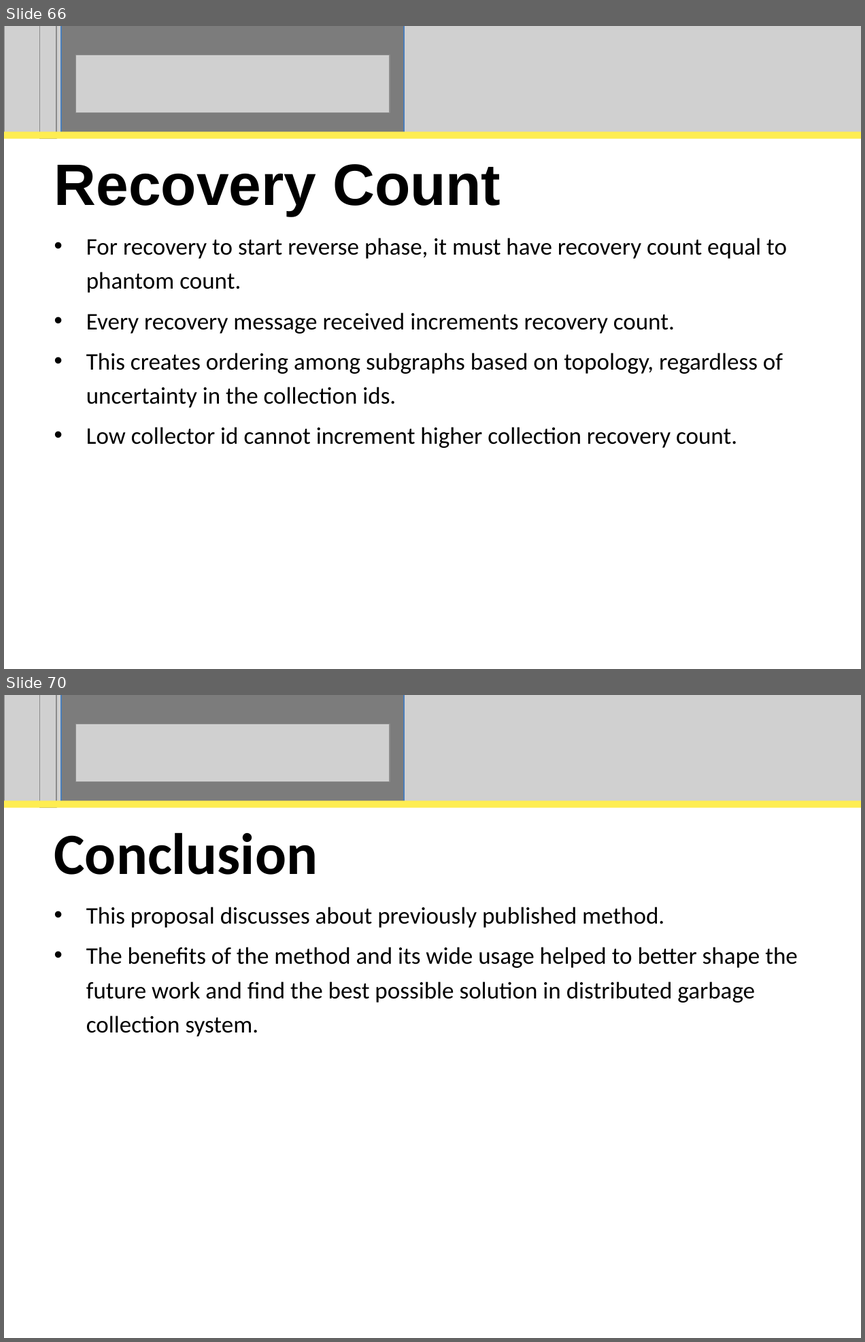
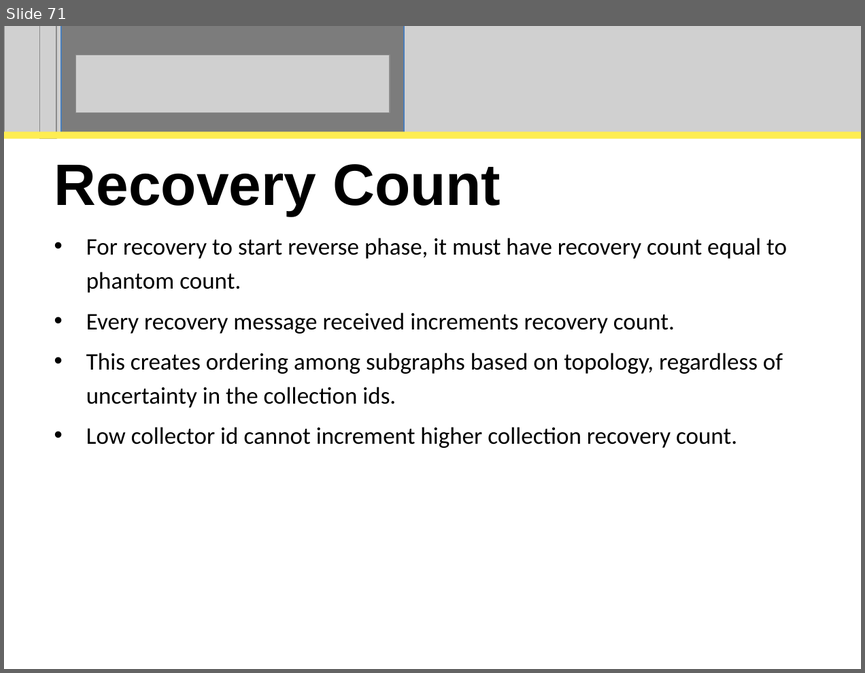
Before and after one commit to perpetualcoder/thesis, a slide deck: thesisppt/defense.ppt. Shown one above the other, each under a label of ours: slides 66 and 70 before the commit, slide 71 after it; the slides between them are not shown. The pictures are 865x1342 and 865x673 pixels, drawn with LibreOffice and Linux fonts; fonts in the diff are those of the drawing; grey boxes stand for pictures. Boxes give left, top, right and bottom in pixels: in the first picture for what was removed or moved away, otherwise in the second. Text is boxed around its words. In the diff, an @@ line names an element or a change of style, - is before the commit and + after.

```diff
--- a/thesisppt/defense.ppt
+++ b/thesisppt/defense.ppt
@@ slide 70 removed at (x1=4, y1=695, x2=861, y2=1338), background #FFFFFF @@
@@ picture removed at (x1=4, y1=695, x2=861, y2=802) @@
@@ picture removed at (x1=40, y1=695, x2=56, y2=808) @@
@@ rectangle removed at (x1=61, y1=695, x2=404, y2=802) @@
@@ picture removed at (x1=76, y1=724, x2=390, y2=783) @@
@@ rectangle removed at (x1=4, y1=800, x2=861, y2=807) @@
@@ title removed at (x1=54, y1=832, x2=317, y2=875) @@
-Conclusion
@@ subtitle removed at (x1=86, y1=906, x2=798, y2=1036) @@
-• This proposal discusses about previously published method.
-• The benefits of the method and its wide usage helped to better shape the future work and find the best possible solution in distributed garbage collection system.
@@ what was slide 66 is now slide 71 @@
```
Also in this commit, not shown: 16 slides changed, 9 slides added, 1 other slide removed, 18 other files.
